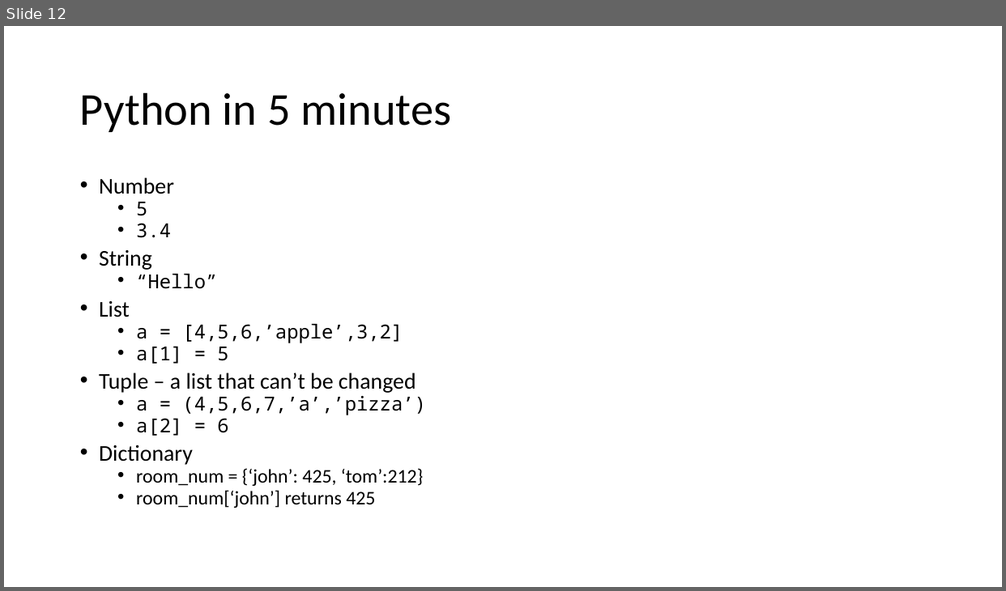
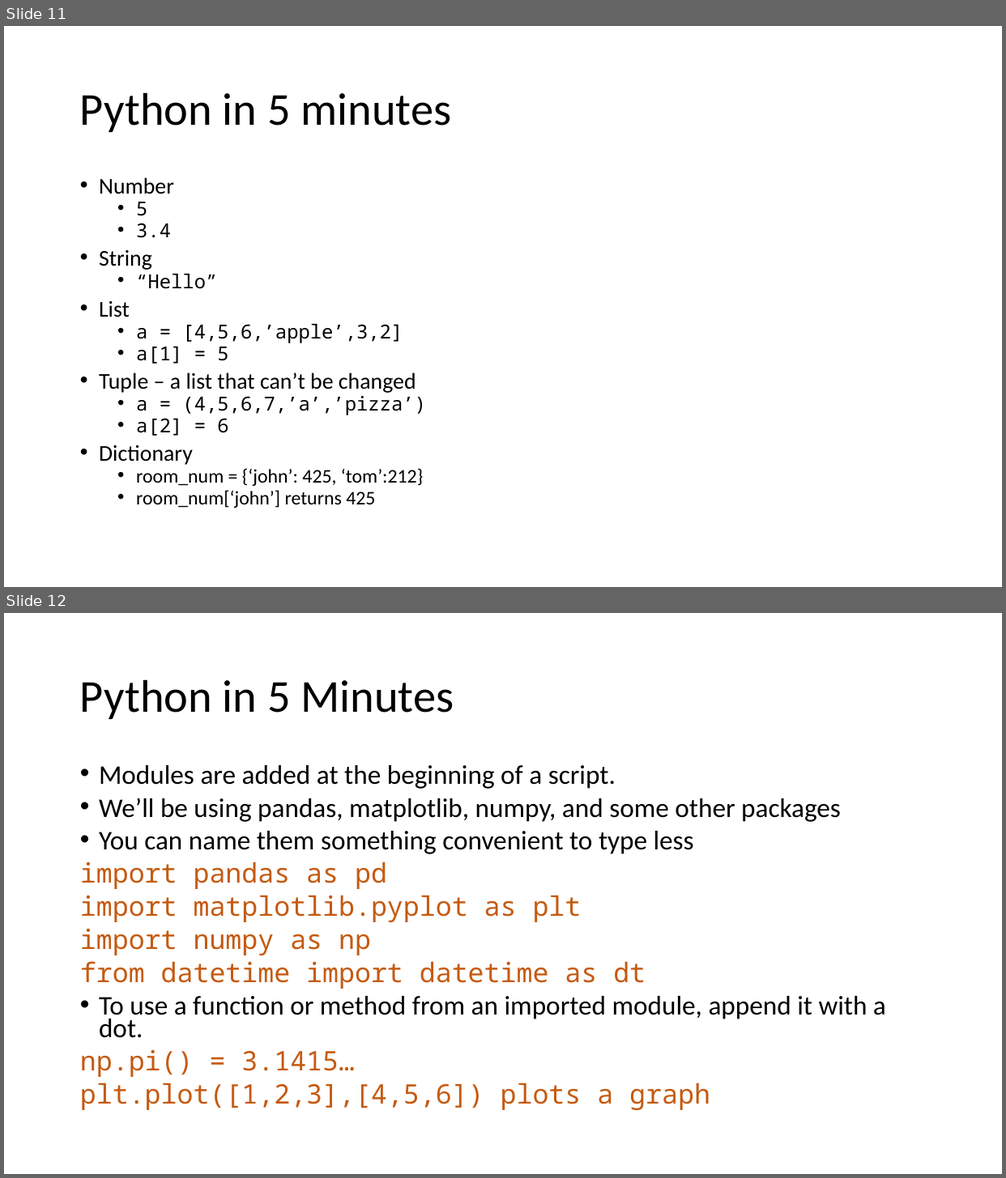
Before and after one commit to LimnoTech/Python-Data-Analysis-Course, a slide deck: Day1/IntroToPython/IntroToPython.pptx. Shown one above the other, each under a label of ours: slide 12 before the commit, slides 11 and 12 after it. The pictures are 1006x591 and 1006x1178 pixels, drawn with LibreOffice and Linux fonts; fonts in the diff are those of the drawing. Boxes give left, top, right and bottom in pixels: in the first picture for what was removed or moved away, otherwise in the second. Text is boxed around its words. In the diff, an @@ line names an element or a change of style, - is before the commit and + after.

```diff
--- a/Day1/IntroToPython/IntroToPython.pptx
+++ b/Day1/IntroToPython/IntroToPython.pptx
@@ slide 12 added at box(4, 613, 1002, 1174), background #FFFFFF @@
@@ title added at box(80, 679, 454, 719), 44 pt, text #000000 @@
+Python in 5 Minutes
@@ text added at box(80, 765, 886, 1110), 25.9 pt, text #000000 @@
+• Modules are added at the beginning of a script.
+• We’ll be using pandas, matplotlib, numpy, and some other packages
+• You can name them something convenient to type less
+import pandas as pd
+import matplotlib.pyplot as plt
+import numpy as np
+from datetime import datetime as dt
+• To use a function or method from an imported module, append it with a dot.
+np.pi() = 3.1415…
+plt.plot([1,2,3],[4,5,6]) plots a graph
@@ what was slide 12 is now slide 11 @@
```
Also in this commit, not shown: 1 slide changed, 1 slide removed.
